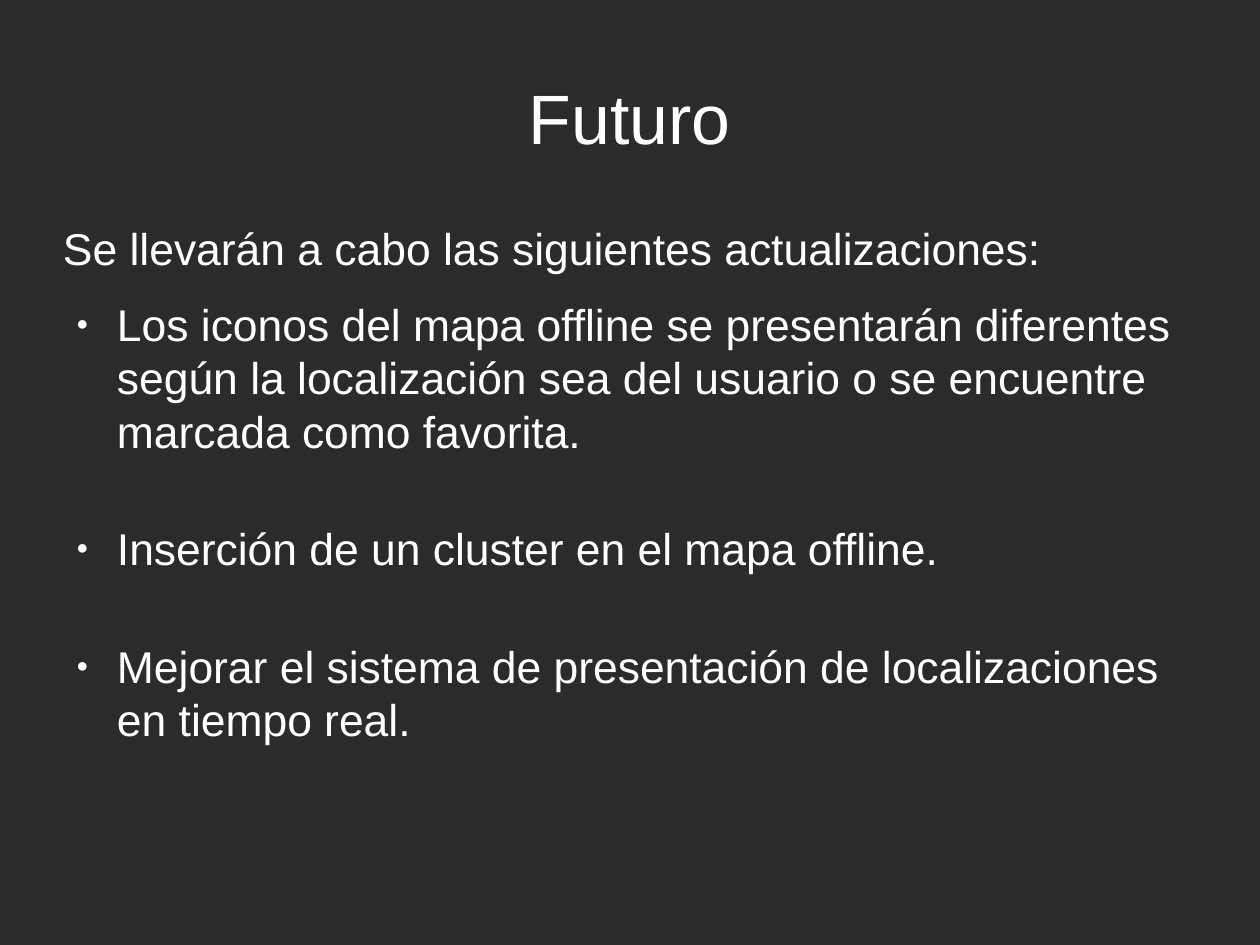
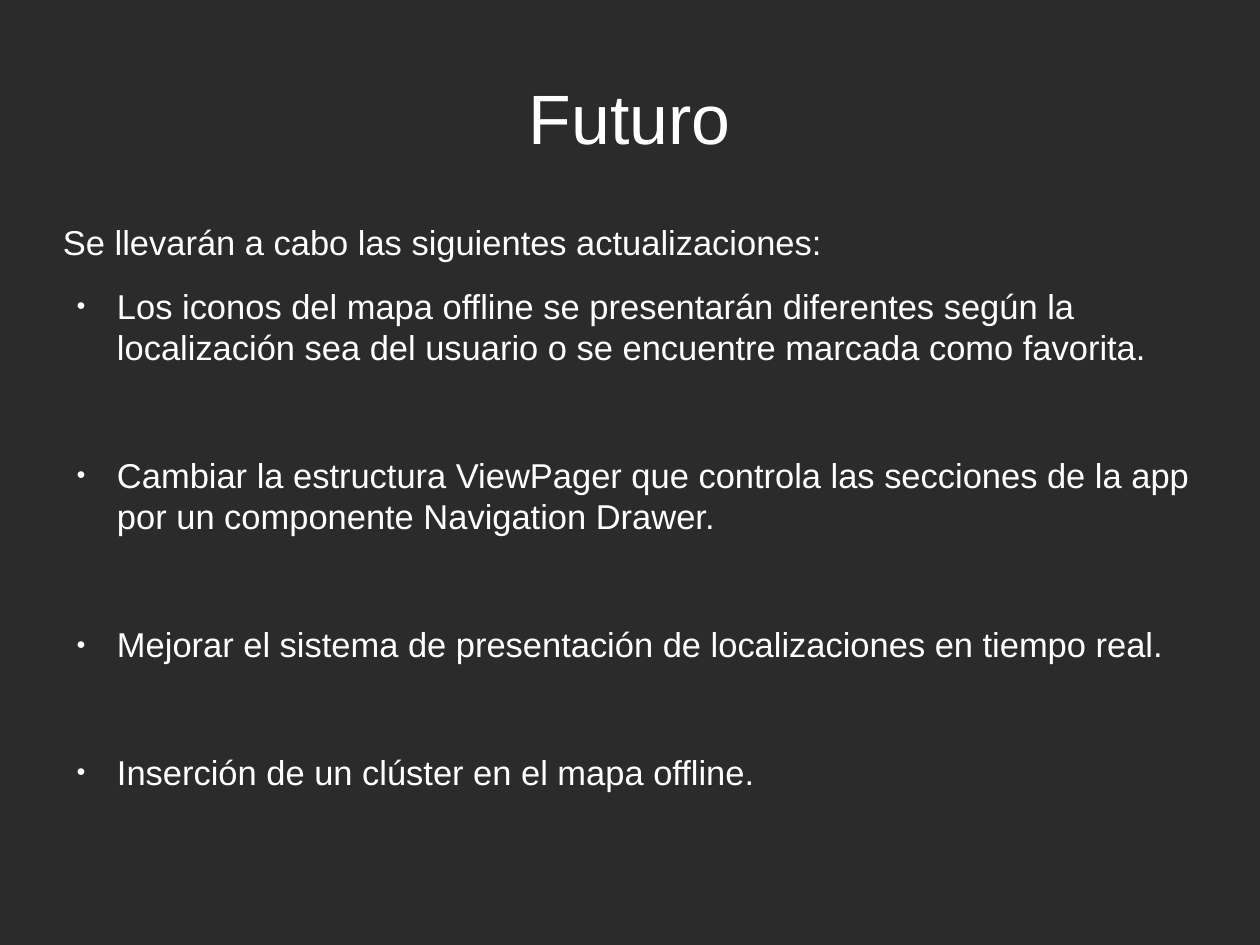
Before and after one commit to thewalkerofdreams/Proyecto-Final-Grado, a slide deck: slide 14 of AdventureMaps_Presentación.odp. Drawn at 1260x945 pixels with LibreOffice and Linux fonts; fonts in the diff are those of the drawing; background and template pictures are left out; a plain dark background stands for a picture behind light text. Boxes give left, top, right and bottom in pixels: in the first picture for what was removed or moved away, otherwise in the second. Text is boxed around its words. In the diff, an @@ line names an element or a change of style, - is before the commit and + after.

```diff
--- a/AdventureMaps_Presentación.odp
+++ b/AdventureMaps_Presentación.odp
@@ text at <box>63,229,1163,663</box>: size 28 to 21.7 pt in "Se llevarán a cabo las siguientes actualizaciones:", "Los iconos del mapa offline se presentarán ...", "Mejorar el sistema de presentación de localizaciones ..." @@
@@ text at <box>117,463,1189,536</box>: text changed; size 28 to 21.7 pt @@
-● Inserción de un cluster en el mapa offline.
+● Cambiar la estructura ViewPager que controla las secciones de la app por un componente Navigation Drawer.
@@ text at <box>117,759,754,786</box>: paragraph added @@
+● Inserción de un clúster en el mapa offline.
```
Also in this commit, not shown: 2 other files.
